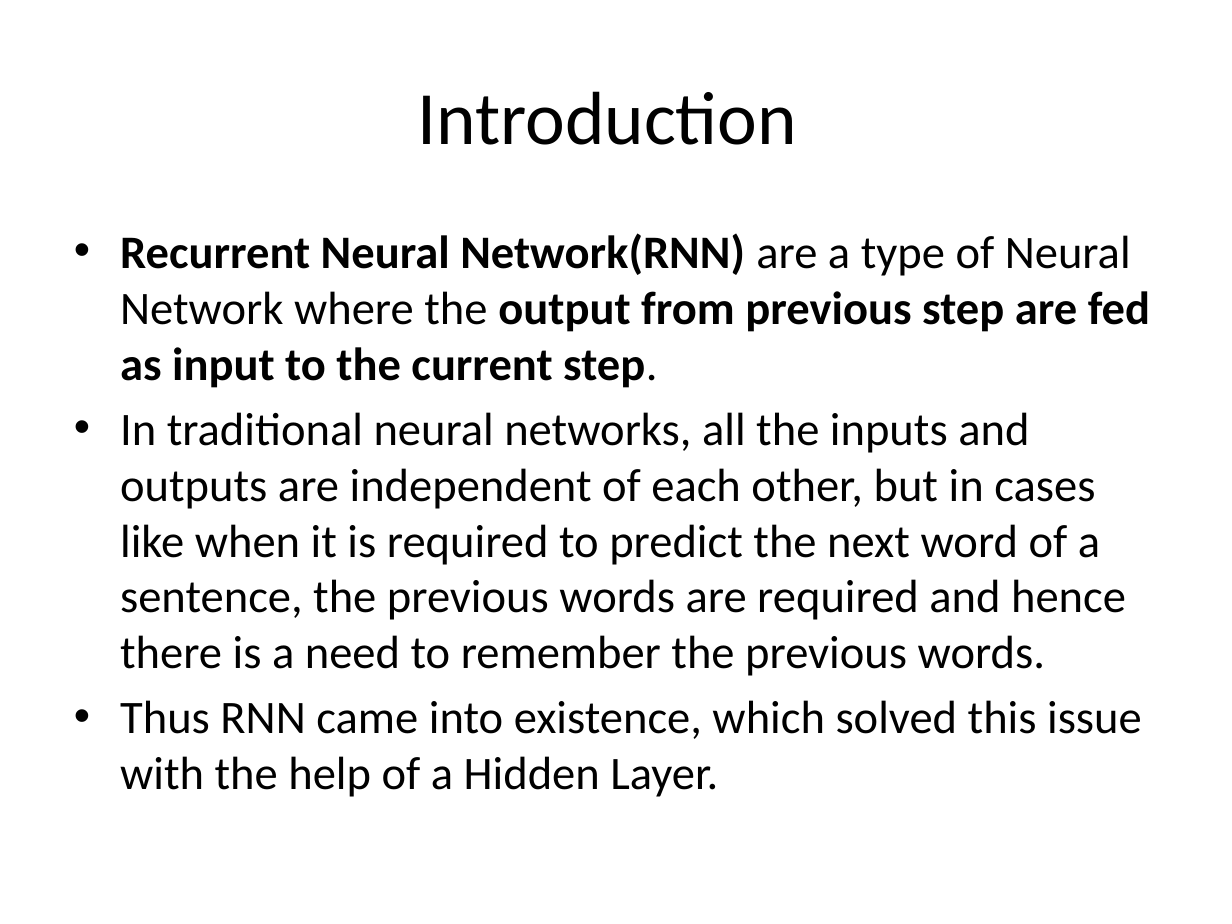
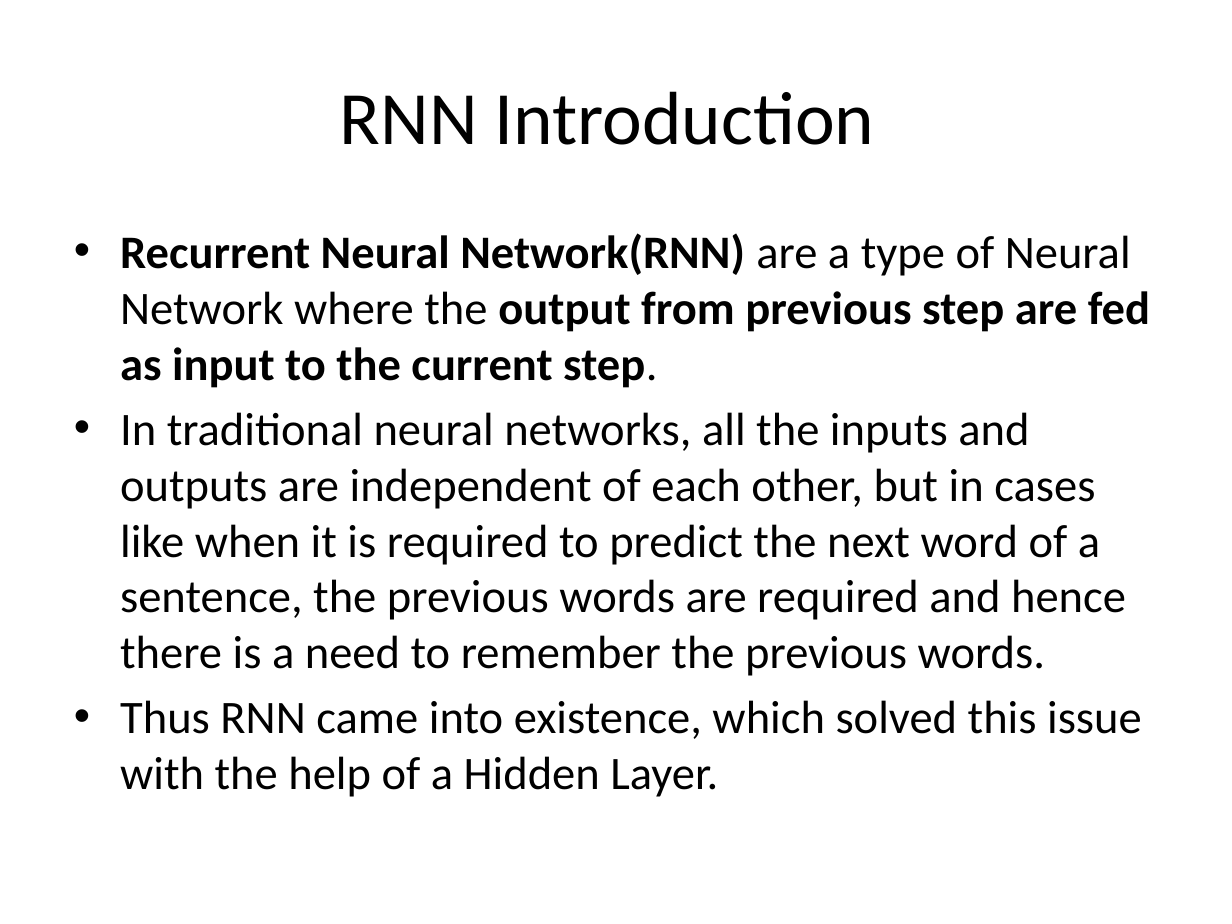
Before and after one commit to abhilashsaj/Simple-Recurrent-Neural-Network-with-Keras, a slide deck: slide 4 of Recurrent Neural Networks.pptx (slide 2 before the commit). Drawn at 1232x924 pixels with LibreOffice and Linux fonts; fonts in the diff are those of the drawing. Boxes give left, top, right and bottom in pixels: in the first picture for what was removed or moved away, otherwise in the second. Text is boxed around its words. In the diff, an @@ line names an element or a change of style, - is before the commit and + after.

```diff
--- a/Recurrent Neural Networks.pptx
+++ b/Recurrent Neural Networks.pptx
@@ title at bbox=[340, 91, 875, 145]: text changed @@
-Introduction
+RNN Introduction
```
Also in this commit, not shown: 7 other slides changed, 13 slides added, 1 other file.
